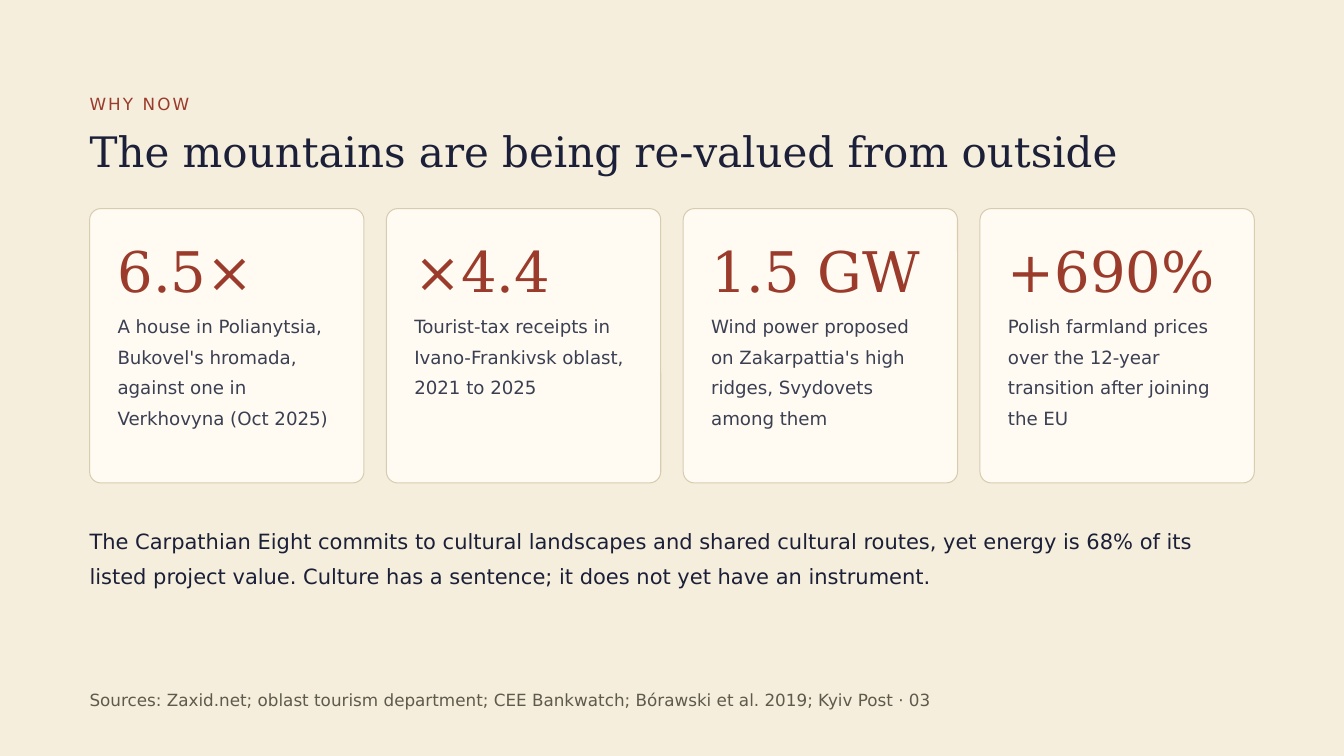
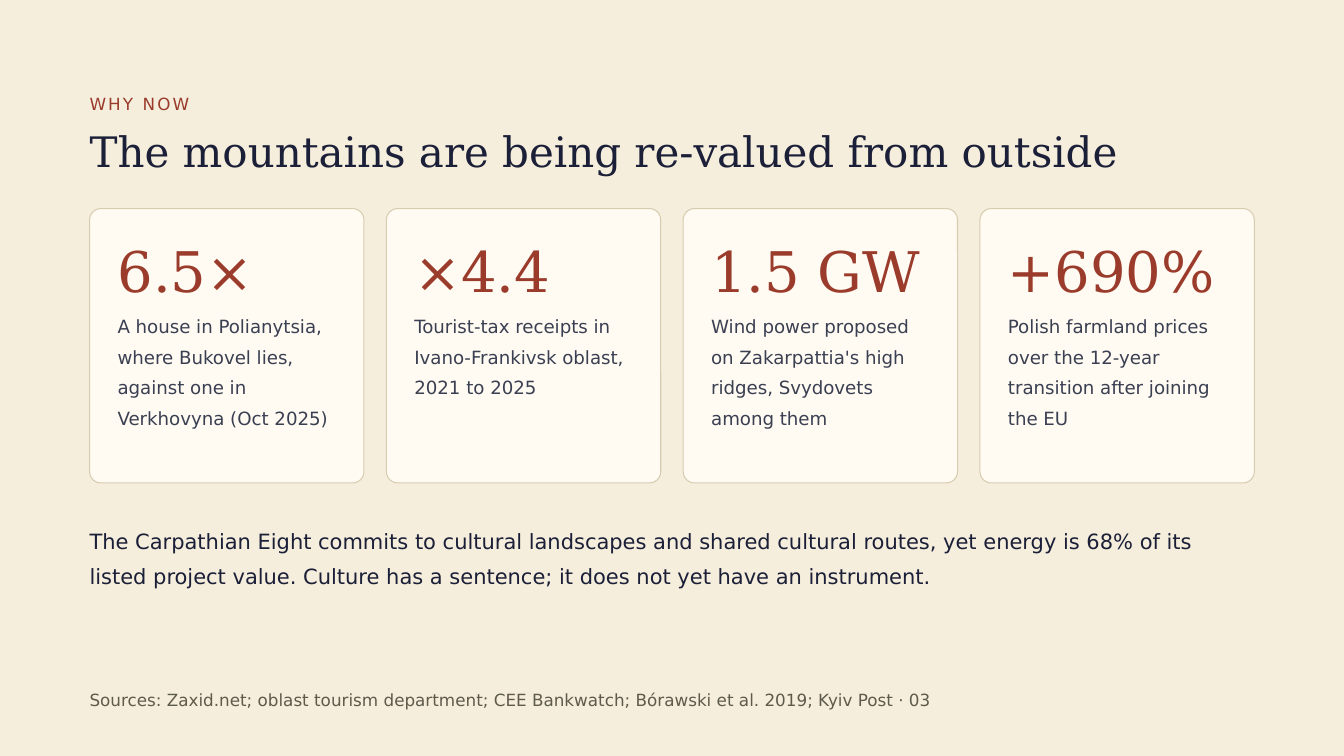
Before and after one commit to ubeccommon/trans_carpathian_pathways, a slide deck: slide 3 of docs/overview/Trans-Carpathian_Pathways_Overview.odp. Drawn at 1344x756 pixels with LibreOffice and Linux fonts; fonts in the diff are those of the drawing. Boxes give left, top, right and bottom in pixels: in the first picture for what was removed or moved away, otherwise in the second. Text is boxed around its words. In the diff, an @@ line names an element or a change of style, - is before the commit and + after.

```diff
--- a/docs/overview/Trans-Carpathian_Pathways_Overview.odp
+++ b/docs/overview/Trans-Carpathian_Pathways_Overview.odp
@@ text at bbox=[118, 319, 327, 429]: text changed @@
-A house in Polianytsia, Bukovel's hromada, against one in Verkhovyna (Oct 2025)
+A house in Polianytsia, where Bukovel lies, against one in Verkhovyna (Oct 2025)
```
Also in this commit, not shown: 2 other slides changed, 23 other files.
